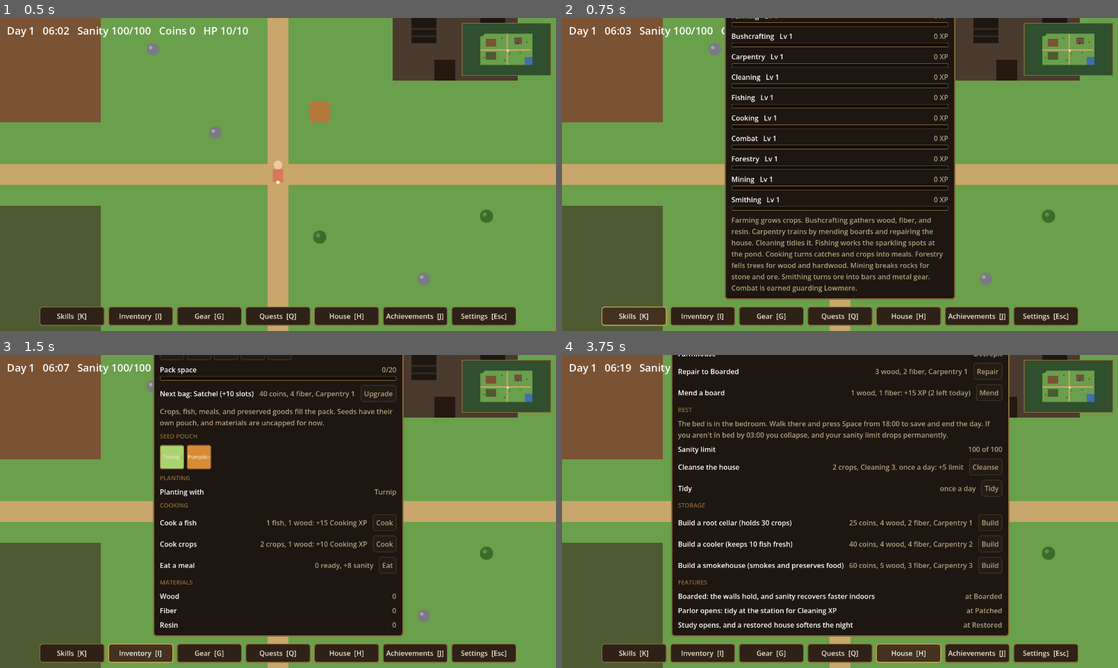
Above: before the commit, frames 1-4 (two rows, left to right).
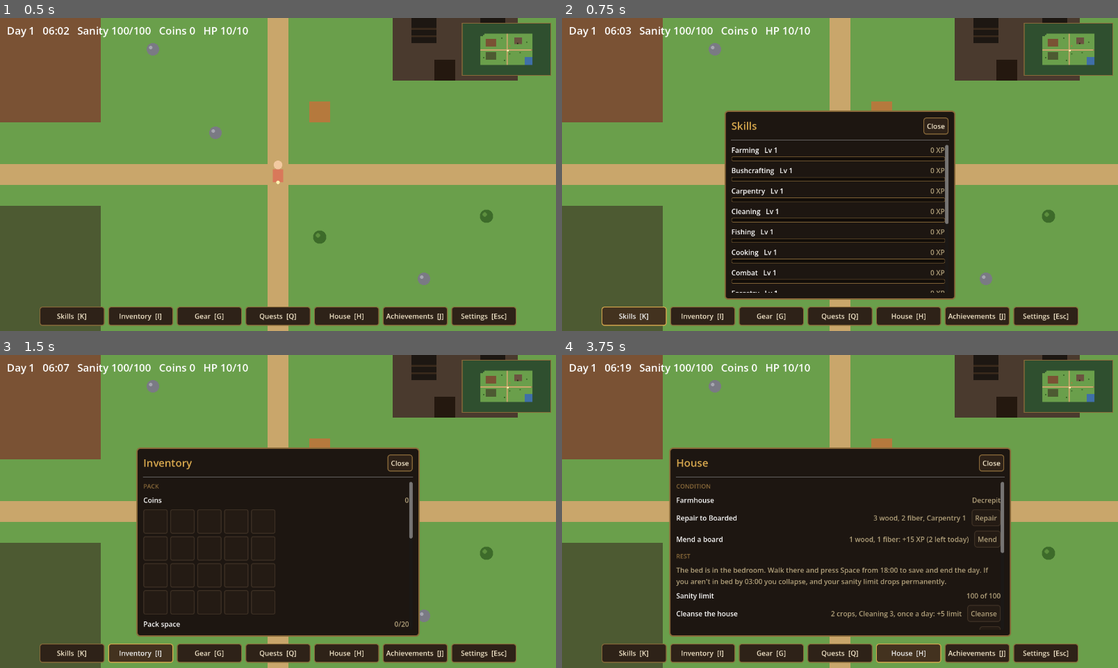
Above: after the commit, the same moments.

Repository: joshj1108/CrowCreekHollow
Game: Godot game, scene res://scenes/main.tscn
Same seed, same stepped clock (60 frames per second), same inputs: the game is played once before the commit and once after it.
Inputs:
- Up to frame 1 (0.5 s): no input
- Up to frame 2 (0.75 s): click "Skills [K]" at 0.5 s
- Up to frame 3 (1.5 s): click "Inventory [I]" at 1.25 s
- Up to frame 4 (3.75 s): click "Gear [G]" at 2 s; click "Quests [Q]" at 2.75 s; click "House [H]" at 3.5 s

Frame 1 is identical in both runs. In frame 2, 18% of the frame differs, in the area x 29-71%, y 0-88%; in frame 3, 20%; in frame 4, 24%, in the area x 19-81%, y 0-90%.

Commit message:
Add Smithing with a furnace, bars, and metal gear
A furnace beside the house smelts copper and iron ore into bars. Copper
and iron gear replace the bark piece in each slot. The action bar panel
now scrolls so long crafting lists fit on screen.

Co-Authored-By: Claude Haiku 5.5 <noreply@anthropic.com>
Claude-Session: https://claude.ai/code/session_016EvHBYyFANDWxunM27u84C

Diff:
--- a/scripts/action_bar.gd
+++ b/scripts/action_bar.gd
@@ -87,9 +87,15 @@
 
 	column.add_child(HSeparator.new())
 
+	# The rows scroll, so long lists like the gear crafting don't run off the screen.
+	var scroll := ScrollContainer.new()
+	scroll.custom_minimum_size = Vector2(500, 340)
+	scroll.horizontal_scroll_mode = ScrollContainer.SCROLL_MODE_DISABLED
+	column.add_child(scroll)
 	rows_box = VBoxContainer.new()
 	rows_box.add_theme_constant_override("separation", 10)
-	column.add_child(rows_box)
+	rows_box.size_flags_horizontal = Control.SIZE_EXPAND_FILL
+	scroll.add_child(rows_box)
 
 
 func show_panel(tab: String, rows: Array) -> void:
--- a/scripts/main.gd
+++ b/scripts/main.gd
@@ -127,6 +127,10 @@
 const CELLAR_IX := Vector2i(24, 7)   # farm tiles, local to the farm, beside the house
 const COOLER_IX := Vector2i(33, 7)
 const SMOKEHOUSE_IX := Vector2i(34, 4)
+const FURNACE_IX := Vector2i(30, 10)
+const FURNACE_COST := {"wood": 6, "stone": 4, "coins": 80, "level": 4}
+const SMELT_LEVEL := {"copper": 1, "iron": 4}
+const XP_SMELT := 10
 const SMOKEHOUSE_COST := {"wood": 5, "fiber": 3, "coins": 60, "level": 3}
 # Preserving turns food into goods that keep in the pack. Each method needs a skill
 # level and makes one item per press at the smokehouse.
@@ -201,6 +205,20 @@
 	"resin_amulet": {"name": "Resin amulet", "slot": "neck", "dmg": 0, "def": 2, "level": 5, "cost": {"resin": 3, "fiber": 2}},
 	"reed_leggings": {"name": "Reed leggings", "slot": "legs", "dmg": 0, "def": 1, "level": 1, "cost": {"fiber": 4}},
 	"bark_greaves": {"name": "Bark greaves", "slot": "legs", "dmg": 0, "def": 2, "level": 4, "cost": {"wood": 3, "fiber": 3}},
+	"copper_helm": {"name": "Copper helm", "slot": "head", "dmg": 0, "def": 2, "level": 2, "skill": "Smithing", "cost": {"copper_bar": 3}},
+	"copper_torc": {"name": "Copper torc", "slot": "neck", "dmg": 0, "def": 2, "level": 2, "skill": "Smithing", "cost": {"copper_bar": 2}},
+	"copper_cuirass": {"name": "Copper cuirass", "slot": "chest", "dmg": 0, "def": 3, "level": 3, "skill": "Smithing", "cost": {"copper_bar": 4}},
+	"copper_sword": {"name": "Copper sword", "slot": "hand_r", "dmg": 4, "def": 0, "level": 2, "skill": "Smithing", "cost": {"copper_bar": 3}},
+	"copper_bracers": {"name": "Copper bracers", "slot": "wrist", "dmg": 0, "def": 2, "level": 2, "skill": "Smithing", "cost": {"copper_bar": 2}},
+	"copper_greaves": {"name": "Copper greaves", "slot": "legs", "dmg": 0, "def": 2, "level": 3, "skill": "Smithing", "cost": {"copper_bar": 3}},
+	"copper_boots": {"name": "Copper boots", "slot": "feet", "dmg": 0, "def": 2, "level": 3, "skill": "Smithing", "cost": {"copper_bar": 2}},
+	"iron_helm": {"name": "Iron helm", "slot": "head", "dmg": 0, "def": 3, "level": 5, "skill": "Smithing", "cost": {"iron_bar": 3}},
+	"iron_torc": {"name": "Iron torc", "slot": "neck", "dmg": 0, "def": 3, "level": 5, "skill": "Smithing", "cost": {"iron_bar": 2}},
+	"iron_cuirass": {"name": "Iron cuirass", "slot": "chest", "dmg": 0, "def": 4, "level": 6, "skill": "Smithing", "cost": {"iron_bar": 4}},
+	"iron_sword": {"name": "Iron sword", "slot": "hand_r", "dmg": 6, "def": 0, "level": 5, "skill": "Smithing", "cost": {"iron_bar": 4}},
+	"iron_gauntlets": {"name": "Iron gauntlets", "slot": "wrist", "dmg": 0, "def": 3, "level": 5, "skill": "Smithing", "cost": {"iron_bar": 2}},
+	"iron_greaves": {"name": "Iron greaves", "slot": "legs", "dmg": 0, "def": 3, "level": 6, "skill": "Smithing", "cost": {"iron_bar": 3}},
+	"iron_sabatons": {"name": "Iron sabatons", "slot": "feet", "dmg": 0, "def": 3, "level": 6, "skill": "Smithing", "cost": {"iron_bar": 2}},
 }
 const NPCS := [
 	{"id": "mara", "name": "Mara the Reeve", "pos": Vector2i(8, 9), "color": "e0c48c", "lines": [
@@ -380,9 +398,9 @@
 	{"message": "The field is quiet tonight. Too quiet.", "shadow": "none", "sanity": -3},
 ]
 
-enum Tile { TREE, GRASS, SOIL, PATH, WATER, HOUSE, DOOR, FLOOR, WALL, EXIT, BED, STATION, DESK, FALLOW, STALL, CELLAR, COOLER, GATE, SMOKEHOUSE }
-
-const BLOCKING := [Tile.TREE, Tile.WATER, Tile.HOUSE, Tile.WALL, Tile.BED, Tile.STATION, Tile.DESK, Tile.STALL, Tile.CELLAR, Tile.COOLER, Tile.SMOKEHOUSE]
+enum Tile { TREE, GRASS, SOIL, PATH, WATER, HOUSE, DOOR, FLOOR, WALL, EXIT, BED, STATION, DESK, FALLOW, STALL, CELLAR, COOLER, GATE, SMOKEHOUSE, FURNACE }
+
+const BLOCKING := [Tile.TREE, Tile.WATER, Tile.HOUSE, Tile.WALL, Tile.BED, Tile.STATION, Tile.DESK, Tile.STALL, Tile.CELLAR, Tile.COOLER, Tile.SMOKEHOUSE, Tile.FURNACE]
 
 const TILE_COLORS := {
 	Tile.TREE: Color("2f4f2f"),
@@ -404,6 +422,7 @@
 	Tile.COOLER: Color("7fc4e0"),
 	Tile.GATE: Color("8f7a4f"),
 	Tile.SMOKEHOUSE: Color("9a5a3a"),
+	Tile.FURNACE: Color("5c5c66"),
 }
 
 const BUSH_COLOR := Color("3d6b2a")
@@ -460,6 +479,7 @@
 var cellar_built := false
 var cooler_built := false
 var smokehouse_built := false
+var furnace_built := false
 var cellar_stock := 0          # crops in the root cellar
 var cooler_stock := 0          # fish in the cooler
 var zone: int = Zone.HOMESTEAD
@@ -568,7 +588,7 @@
 			var tile: int = map[y][x]
 			var cell := _tile_rect(Vector2i(x, y))
 			draw_rect(cell, TILE_COLORS[tile])
-			if tile == Tile.CELLAR or tile == Tile.COOLER or tile == Tile.SMOKEHOUSE:
+			if tile == Tile.CELLAR or tile == Tile.COOLER or tile == Tile.SMOKEHOUSE or tile == Tile.FURNACE:
 				draw_rect(cell, Color(1, 1, 1, 0.8), false, 2.0)
 				var label := _storage_label(tile)
 				draw_string(ThemeDB.fallback_font, cell.position + Vector2(2, PX * 0.6), label, HORIZONTAL_ALIGNMENT_LEFT, -1, 11, Color(0.05, 0.03, 0.02))
@@ -721,6 +741,8 @@
 		map[COOLER_IX.y + BORDER_Y][COOLER_IX.x + BORDER_X] = Tile.COOLER
 	if smokehouse_built:
 		map[SMOKEHOUSE_IX.y + BORDER_Y][SMOKEHOUSE_IX.x + BORDER_X] = Tile.SMOKEHOUSE
+	if furnace_built:
+		map[FURNACE_IX.y + BORDER_Y][FURNACE_IX.x + BORDER_X] = Tile.FURNACE
 	queue_redraw()
 
 
@@ -921,6 +943,12 @@
 		return
 	if action_id.begins_with("sell:"):
 		_sell(action_id.trim_prefix("sell:"))
+		return
+	if action_id.begins_with("smelt:"):
+		_smelt(action_id.trim_prefix("smelt:"))
+		return
+	if action_id == "build_furnace":
+		_build_furnace()
 		return
 	if action_id == "build_smokehouse":
 		_build_smokehouse()
@@ -996,6 +1024,8 @@
 			rows = _cooler_rows()
 		"Smokehouse":
 			rows = _smokehouse_rows()
+		"Furnace":
+			rows = _furnace_rows()
 		"House":
 			rows = _house_rows()
 		"Settings":
@@ -1118,7 +1148,7 @@
 		var item: Dictionary = GEAR_ITEMS[id]
 		rows.append({
 			"name": "%s  (%s)" % [item["name"], str(item["slot"]).replace("_", " ")],
-			"value": "%s, Bushcrafting %d" % [_price_text_items(item["cost"]), int(item["level"])],
+			"value": "%s, %s %d" % [_price_text_items(item["cost"]), str(item.get("skill", "Bushcrafting")), int(item["level"])],
 			"button": "Make",
 			"action": "craft:" + str(id),
 			"enabled": _can_craft(str(id)),
@@ -1250,6 +1280,16 @@
 			"action": "build_smokehouse",
 			"enabled": _can_afford(SMOKEHOUSE_COST),
 		})
+	if furnace_built:
+		rows.append({"name": "Furnace", "value": "built. Stand beside it, facing it, and press Space to smelt ore."})
+	else:
+		rows.append({
+			"name": "Build a furnace (smelts ore into bars)",
+			"value": _price_text(FURNACE_COST),
+			"button": "Build",
+			"action": "build_furnace",
+			"enabled": _can_afford(FURNACE_COST),
+		})
 	rows.append({"section": "Features"})
 	for feature in HOUSE_FEATURES:
 		var unlocked: bool = house_stage >= feature["stage"]
@@ -1363,6 +1403,9 @@
 	if kind == Tile.COOLER:
 		_toggle_tab("Cooler")
 		return
+	if kind == Tile.FURNACE:
+		_toggle_tab("Furnace")
+		return
 	if kind == Tile.SMOKEHOUSE:
 		_toggle_tab("Smokehouse")
 		return
@@ -1675,26 +1718,34 @@
 # --- Money and costs ---------------------------------------------------------
 
 func _can_afford(cost: Dictionary) -> bool:
-	return money >= int(cost.get("coins", 0)) \
-		and int(materials["wood"]) >= int(cost.get("wood", 0)) \
-		and int(materials["fiber"]) >= int(cost.get("fiber", 0)) \
-		and _level("Carpentry") >= int(cost.get("level", 1))
+	if money < int(cost.get("coins", 0)):
+		return false
+	if _level("Carpentry") < int(cost.get("level", 1)):
+		return false
+	for key in cost.keys():
+		if key == "coins" or key == "level":
+			continue
+		if int(materials.get(key, 0)) < int(cost[key]):
+			return false
+	return true
 
 
 func _pay(cost: Dictionary) -> void:
 	money -= int(cost.get("coins", 0))
-	materials["wood"] -= int(cost.get("wood", 0))
-	materials["fiber"] -= int(cost.get("fiber", 0))
+	for key in cost.keys():
+		if key == "coins" or key == "level":
+			continue
+		materials[key] -= int(cost[key])
 
 
 func _price_text(cost: Dictionary) -> String:
 	var parts: Array = []
 	if int(cost.get("coins", 0)) > 0:
 		parts.append("%d coins" % int(cost["coins"]))
-	if int(cost.get("wood", 0)) > 0:
-		parts.append("%d wood" % int(cost["wood"]))
-	if int(cost.get("fiber", 0)) > 0:
-		parts.append("%d fiber" % int(cost["fiber"]))
+	for key in cost.keys():
+		if key == "coins" or key == "level" or int(cost[key]) <= 0:
+			continue
+		parts.append("%d %s" % [int(cost[key]), key])
 	parts.append("Carpentry %d" % int(cost.get("level", 1)))
 	return ", ".join(parts)
 
@@ -2002,6 +2053,8 @@
 		return "Cooler"
 	if tile == Tile.SMOKEHOUSE:
 		return "Smoke"
+	if tile == Tile.FURNACE:
+		return "Furnace"
 	return "Cellar"
 
 
@@ -2102,6 +2155,57 @@
 	for tile in tiles.keys():
 		arr.append([tile.x, tile.y])
 	return arr
+
+
+# --- Smithing -------------------------------------------------------------------
+
+func _build_furnace() -> void:
+	if not _can_afford(FURNACE_COST):
+		_show_message("You can't build that yet. Needs %s." % _price_text(FURNACE_COST))
+		return
+	_pay(FURNACE_COST)
+	furnace_built = true
+	_build_interior()
+	_show_message("The furnace is built beside the house. Smelt ore into bars there.")
+	queue_redraw()
+
+
+func _can_smelt(kind: String) -> bool:
+	if not furnace_built:
+		return false
+	if _level("Smithing") < int(SMELT_LEVEL[kind]):
+		return false
+	return int(materials[kind + "_ore"]) >= 1 and int(materials["wood"]) >= 1
+
+
+func _smelt(kind: String) -> void:
+	if not furnace_built:
+		_show_message("Build a furnace from the House panel first.")
+		return
+	if not _can_smelt(kind):
+		_show_message("You need %s ore, a piece of wood, and Smithing %d." % [kind, int(SMELT_LEVEL[kind])])
+		return
+	materials[kind + "_ore"] -= 1
+	materials["wood"] -= 1
+	materials[kind + "_bar"] += 1
+	_grant_xp("Smithing", XP_SMELT)
+	_show_message("You smelt a %s bar. +%d Smithing XP" % [kind, XP_SMELT])
+
+
+func _furnace_rows() -> Array:
+	var rows: Array = [
+		{"section": "Furnace"},
+		{"note": "Smelting turns ore into bars, with wood as fuel. Bars make metal tools and gear. Stand beside the furnace, facing it, and press Space to open this panel."},
+	]
+	for kind in ["copper", "iron"]:
+		rows.append({
+			"name": "Smelt a %s bar (1 %s ore, 1 wood)" % [kind, kind],
+			"value": "Smithing %d, +%d XP. Held: %d ore, %d bars" % [int(SMELT_LEVEL[kind]), XP_SMELT, int(materials[kind + "_ore"]), int(materials[kind + "_bar"])],
+			"button": "Smelt",
+			"action": "smelt:" + kind,
+			"enabled": _can_smelt(kind),
+		})
+	return rows
 
 
 # --- Slot grids for the pack, seed pouch, and equipment ---------------------
@@ -2482,8 +2586,8 @@
 	for mat in cost.keys():
 		materials[mat] -= int(cost[mat])
 	equipment[item["slot"]] = id
-	_grant_xp("Bushcrafting", 10)
-	_show_message("You fashion a %s and equip it. +10 Bushcrafting XP" % item["name"])
+	_grant_xp(str(item.get("skill", "Bushcrafting")), 10)
+	_show_message("You fashion a %s and equip it. +10 %s XP" % [item["name"], item.get("skill", "Bushcrafting")])
 
 
 func _slot_cell(slot: String, label: String) -> Dictionary:
@@ -2885,6 +2989,7 @@
 		"cellar_stock": cellar_stock,
 		"cooler_stock": cooler_stock,
 		"smokehouse_built": smokehouse_built,
+		"furnace_built": furnace_built,
 		"achievements_done": achievements_done,
 		"story_version": 2,
 		"selected_seed": selected_seed,
@@ -2943,6 +3048,7 @@
 	cellar_stock = int(data.get("cellar_stock", 0))
 	cooler_stock = int(data.get("cooler_stock", 0))
 	smokehouse_built = bool(data.get("smokehouse_built", false))
+	furnace_built = bool(data.get("furnace_built", false))
 	saved_zone = int(data.get("zone", 0))
 	hp = int(data.get("hp", BASE_HP))
 	guardian_done = data.get("guardian_done", {})
Not shown, changed: DESIGN.md
